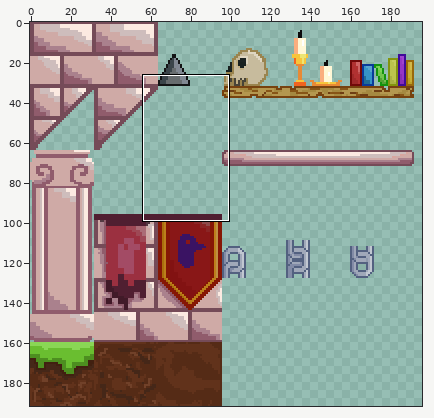
Sprite sheet: assets/graphics/tilesets/brick_tileset_final.png. The first picture is a wide view before the edit; the outline marks the close-up.
Close-up. Before:
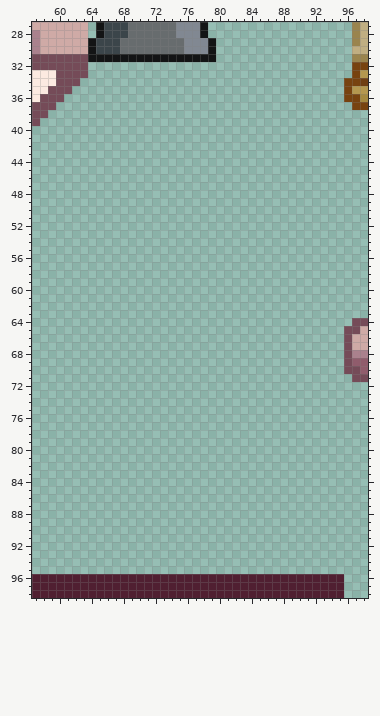
The file is 208x192 pixels. Colours within 5 levels of each other are drawn and written as one. Shown: x 57..98, y 27..98. The wide view leaves out empty margins.
The same view after the edit:
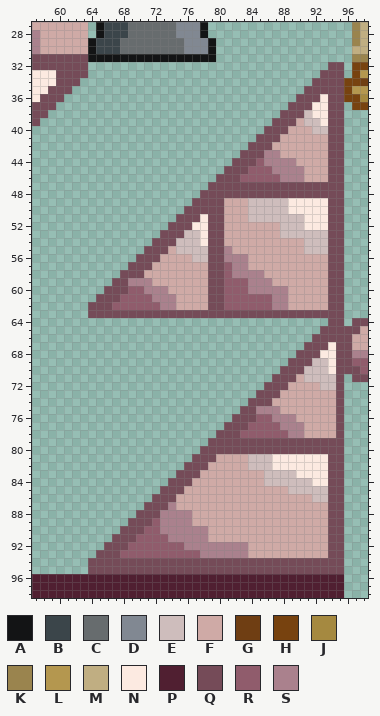
Palette (. is transparent): A #131415  B #3b454a  C #676c6e  D #818892  E #cebdbc  F #cfaaa6  G #6f3e13  H #77420f  J #a58940  K #9a844e  L #b4974f  M #c0ae82  N #fceae1  P #501f31  Q #754b58  R #905c6c  S #aa818d
Edits made:
Changed rows in their new state; - is an unchanged pixel.
first column x 64:
32 ------------------------------QQ
33 -----------------------------QQQ
34 ----------------------------QQQQ
35 ---------------------------QQQQQ
36 --------------------------QQQNQQ
37 -------------------------QQQNNQQ
38 ------------------------QQQENNQQ
39 -----------------------QQQFEENQQ
40 ----------------------QQQFFFEEQQ
41 ---------------------QQQFFFFFFQQ
42 --------------------QQQFFFFFFFQQ
43 -------------------QQQSSFFFFFFQQ
44 ------------------QQQRSSSSFFFFQQ
45 -----------------QQQRRRSSSSFFFQQ
46 ----------------QQQRRRRRSSSFFFQQ
47 ---------------QQQQQQQQQQQQQQQQQ
48 --------------QQQQQQQQQQQQQQQQQQ
49 -------------QQQQFFFEEEEENNNNNQQ
50 ------------QQQQQFFFEEEEENNNNNQQ
51 -----------QQQNQQFFFEEEEEEENNNQQ
52 ----------QQQNNQQFFFFFFFEEENNNQQ
53 ---------QQQEENQQFFFFFFFEEEEEEQQ
54 --------QQQEEENQQFFFFFFFFFFEEEQQ
55 -------QQQFEEEEQQSFFFFFFFFFEEEQQ
56 ------QQQFFFFEEQQSSSFFFFFFFFFFQQ
57 -----QQQFFFFFFFQQRSSFFFFFFFFFFQQ
58 ----QQQFFFFFFFFQQRSSSSFFFFFFFFQQ
59 ---QQSSSFFFFFFFQQRRRSSSFFFFFFFQQ
60 --QQQRRSSSFFFFFQQRRRSSSSSFFFFFQQ
61 -QQQRRRRSSSFFFFQQRRRRRRSSFFFFFQQ
62 QQQRRRRRRSSFFFFQQRRRRRRSSFFFFFQQ
63 QQQQQQQQQQQQQQQQQQQQQQQQQQQQQQQQ
64 ------------------------------QQ
65 -----------------------------QQQ
66 ----------------------------QQQQ
67 ---------------------------QQQNQ
68 --------------------------QQQNNQ
69 -------------------------QQQEENQ
70 ------------------------QQQEEENQ
71 -----------------------QQQFEEEEQ
72 ----------------------QQQFFFFEEQ
73 ---------------------QQQFFFFFFFQ
74 --------------------QQQFFFFFFFFQ
75 -------------------QQSSSFFFFFFFQ
76 ------------------QQQRRSSSFFFFFQ
77 -----------------QQQRRRRSSSFFFFQ
78 ----------------QQQRRRRRRSSFFFFQ
79 ---------------QQQQQQQQQQQQQQQQQ
80 --------------QQQQQQQQQQQQQQQQQQ
81 -------------QQQFFFFEEENNNNNNNQQ
82 ------------QQQFFFFFEEENNNNNNNQQ
83 -----------QQQFFFFFFFFEEEENNNNQQ
84 ----------QQQFFFFFFFFFEEEEEENNQQ
85 ---------QQQFFFFFFFFFFFFFEEEEEQQ
86 --------QQQFFFFFFFFFFFFFFFFFEEQQ
87 -------QQQSFFFFFFFFFFFFFFFFFFFQQ
88 ------QQQSSSSFFFFFFFFFFFFFFFFFQQ
89 -----QQQRSSSSFFFFFFFFFFFFFFFFFQQ
90 ----QQQRRSSSSSSFFFFFFFFFFFFFFFQQ
91 ---QQQRRRRSSSSSFFFFFFFFFFFFFFFQQ
92 --QQQRRRRRRRSSSSSSSSFFFFFFFFFFQQ
93 -QQQRRRRRRRRRRSSSSSSFFFFFFFFFFQQ
94 QQQQQQQQQQQQQQQQQQQQQQQQQQQQQQQQ
95 QQQQQQQQQQQQQQQQQQQQQQQQQQQQQQQQ
Pixel boxes of the changes (left, top, right, bottom) in both close-ups:
added: (88, 62, 344, 574)
